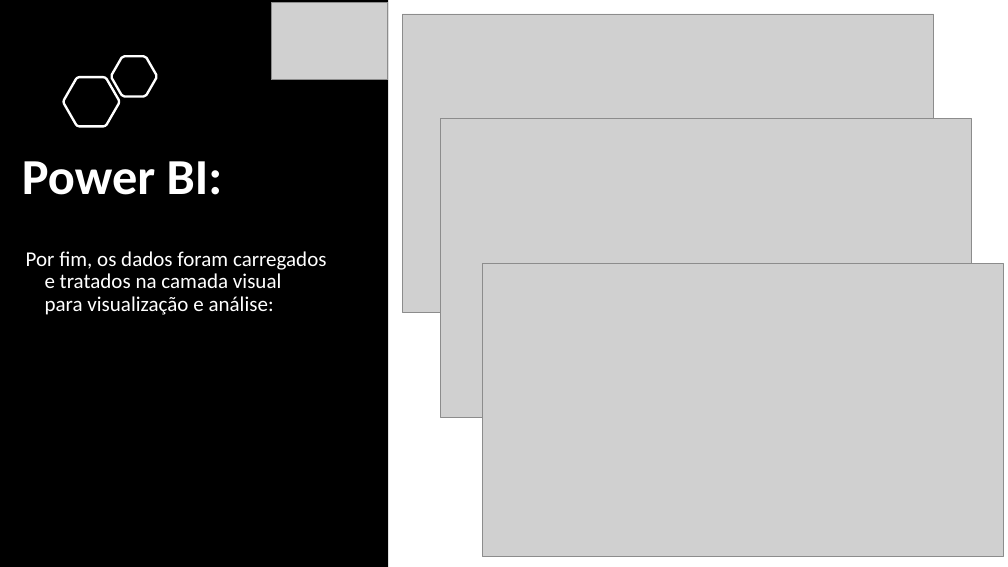
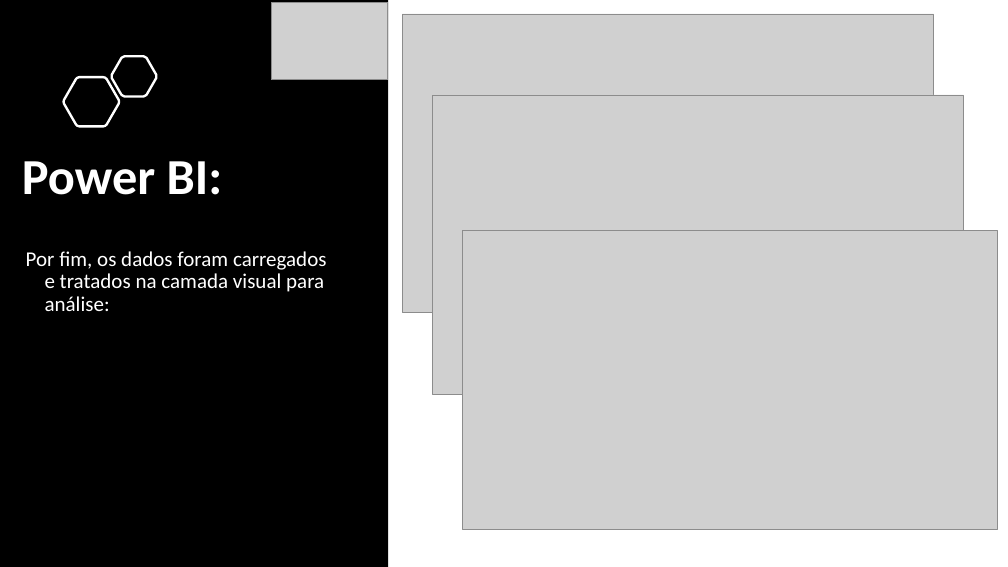
Before and after one commit to pablo-sa-souza/PitchCompasso, a slide deck: slide 11 of Pag apresentação.pptx. Drawn at 1008x567 pixels with LibreOffice and Linux fonts; fonts in the diff are those of the drawing; grey boxes stand for pictures. Boxes give left, top, right and bottom in pixels: in the first picture for what was removed or moved away, otherwise in the second. Text is boxed around its words. In the diff, an @@ line names an element or a change of style, - is before the commit and + after.

Commit message:
Atualização power Bi e ppt.

```diff
--- a/Pag apresentação.pptx
+++ b/Pag apresentação.pptx
@@ picture: place and size @@
-picture at (441,119,972,417)
+picture at (433,95,964,395)
@@ picture: place and size @@
-picture at (482,263,1003,557)
+picture at (463,231,998,529)
@@ text at (26,251,327,311): text changed @@
-Por fim, os dados foram carregados e tratados na camada visual para visualização e análise:
+Por fim, os dados foram carregados e tratados na camada visual para análise:
```
Also in this commit, not shown: 6 other slides changed, 1 other file.
